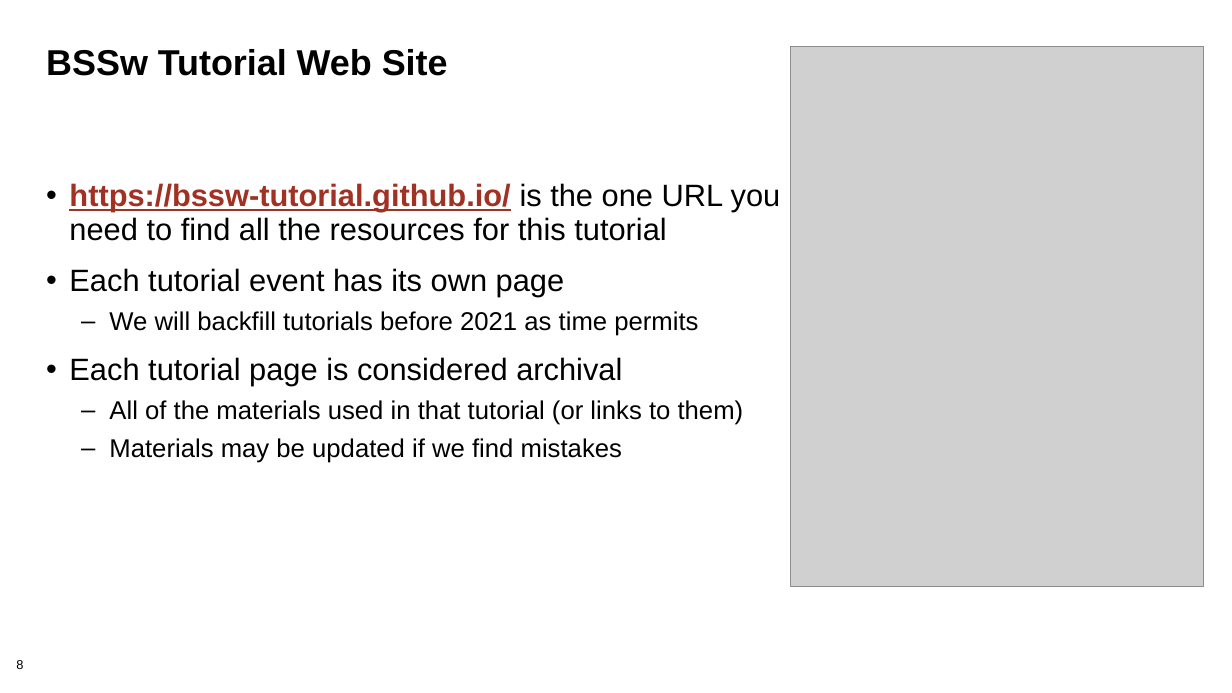
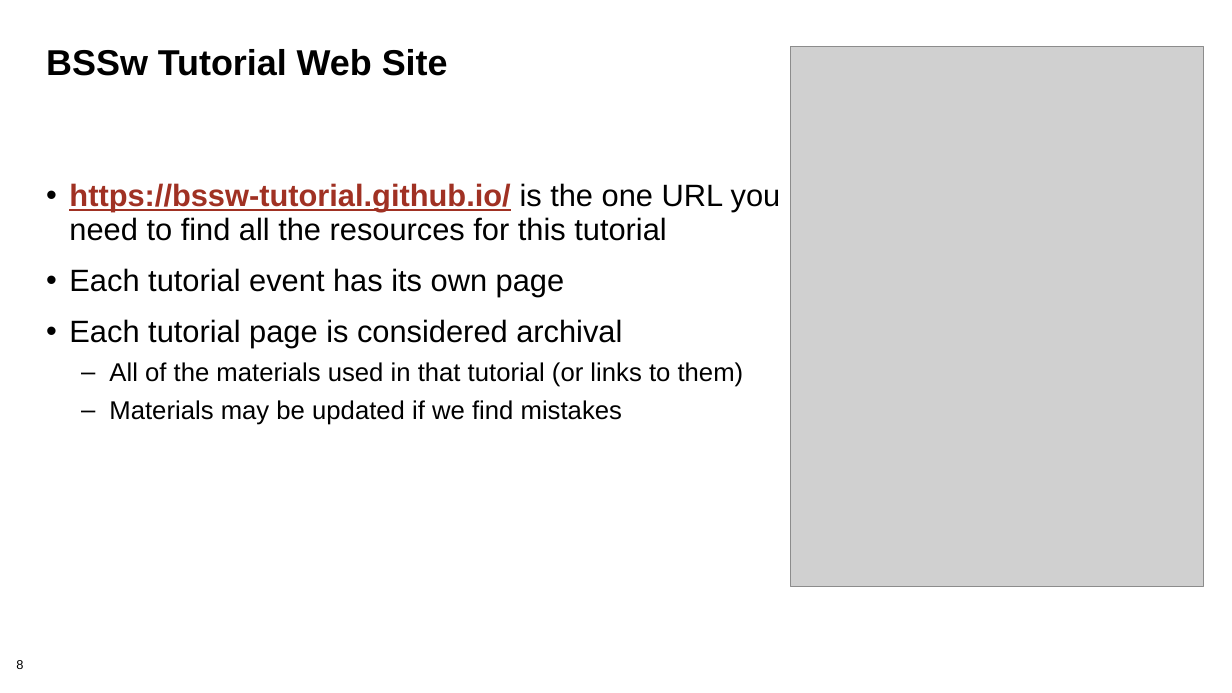
Before and after one commit to bssw-tutorial/presentations, a slide deck: slide 8 of intro-a.pptx. Drawn at 1232x693 pixels with LibreOffice and Linux fonts; fonts in the diff are those of the drawing; grey boxes stand for pictures; background and template pictures are left out. Boxes give left, top, right and bottom in pixels: in the first picture for what was removed or moved away, otherwise in the second. Text is boxed around its words. In the diff, an @@ line names an element or a change of style, - is before the commit and + after.

```diff
--- a/intro-a.pptx
+++ b/intro-a.pptx
@@ text at <box>109,311,698,336</box>: paragraph removed @@
-  – We will backfill tutorials before 2021 as time permits
```
Also in this commit, not shown: 5 other slides changed, 5 other files.
